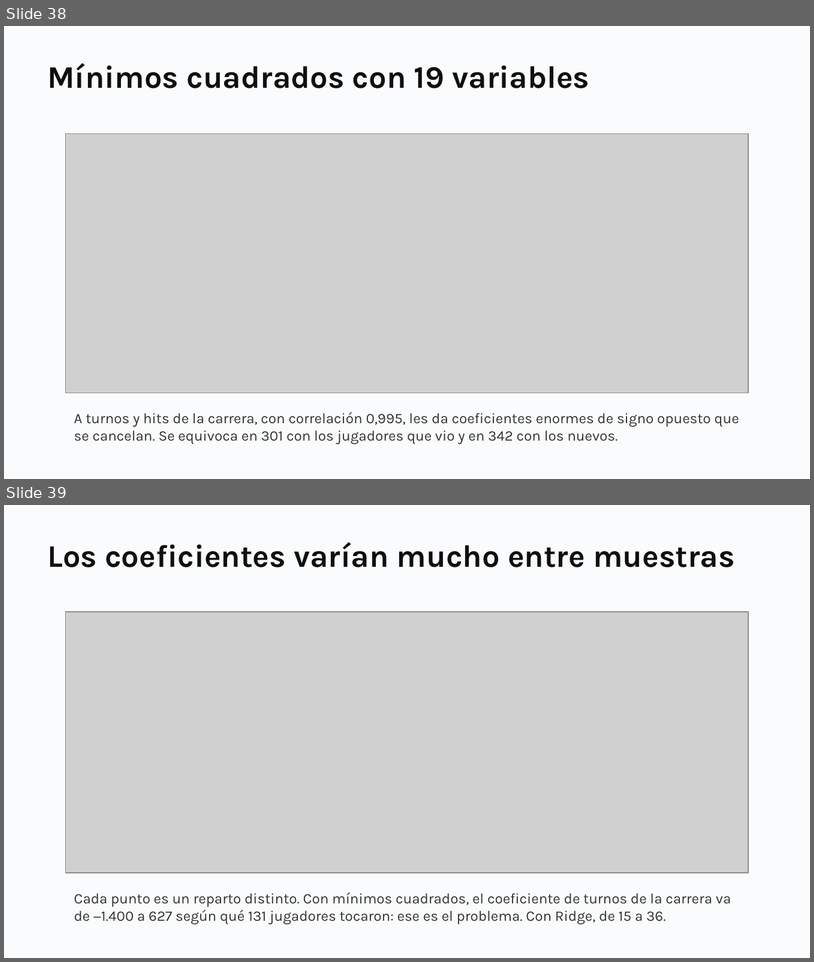
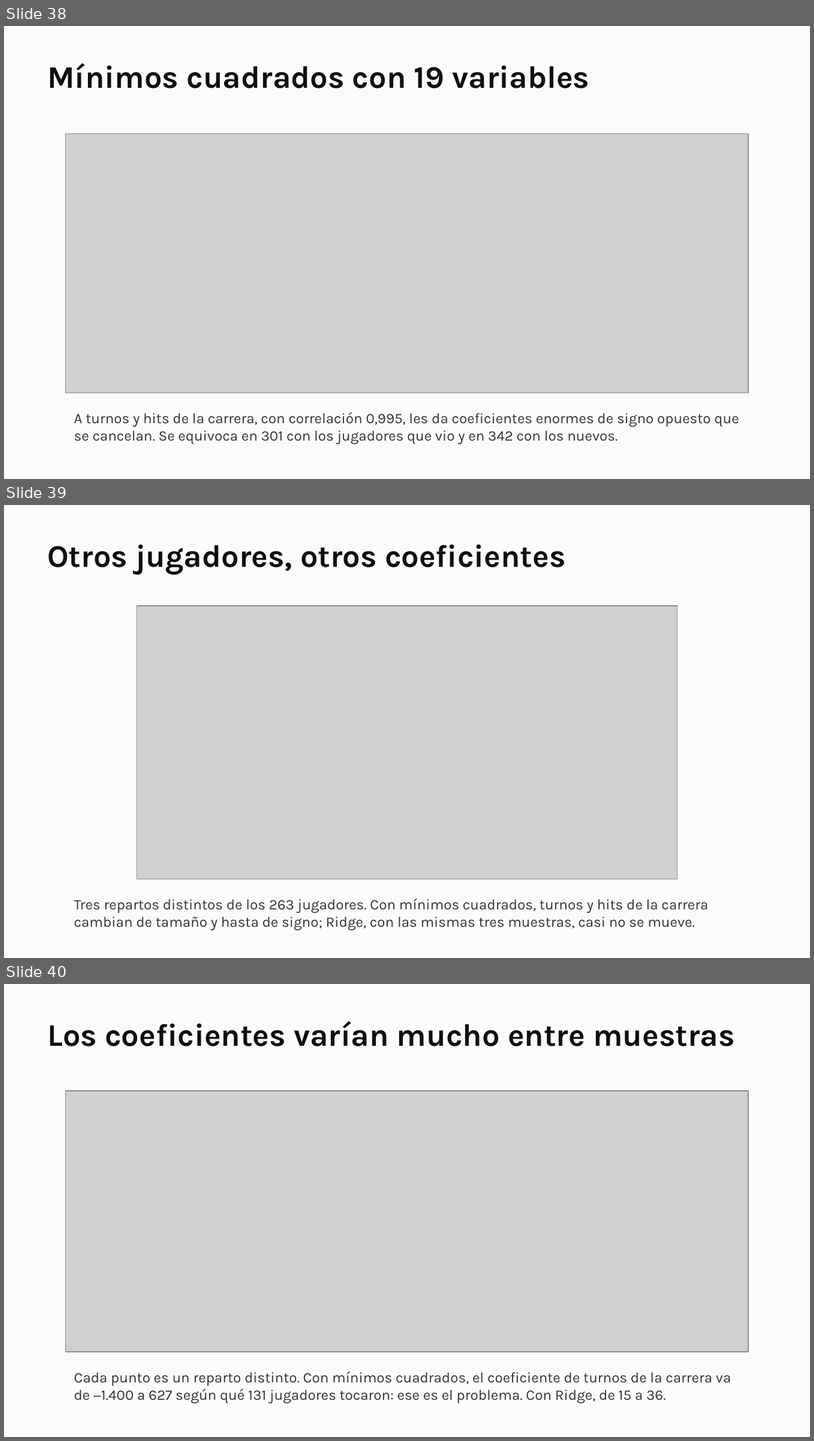
Before and after one commit to daniopitz/diplomado-cdd, a slide deck: presentaciones/clase07_evaluar_regularizar.pptx. Shown one above the other, each under a label of ours: slides 38 and 39 before the commit, slides 38, 39 and 40 after it. The pictures are 814x962 and 814x1441 pixels, drawn with LibreOffice and Linux fonts; fonts in the diff are those of the drawing; grey boxes stand for pictures. Boxes give left, top, right and bottom in pixels: in the first picture for what was removed or moved away, otherwise in the second. Text is boxed around its words. In the diff, an @@ line names an element or a change of style, - is before the commit and + after.

```diff
--- a/presentaciones/clase07_evaluar_regularizar.pptx
+++ b/presentaciones/clase07_evaluar_regularizar.pptx
@@ slide 39 added at <box>4,505,810,958</box>, background #FFFFFF @@
@@ rectangle added at <box>4,505,810,958</box>, fill #FAFBFC @@
@@ text added at <box>47,544,566,574</box>, 28 pt, text #0F0F0F, bold @@
+Otros jugadores, otros coeficientes
@@ picture added at <box>137,606,677,879</box> @@
@@ text added at <box>74,898,708,930</box>, 13 pt, text #333333 @@
+Tres repartos distintos de los 263 jugadores. Con mínimos cuadrados, turnos y hits de la carrera cambian de tamaño y hasta de signo; Ridge, con las mismas tres muestras, casi no se mueve.
@@ what was slide 39 is now slide 40 @@
```
Also in this commit, not shown: 1 other slide added, 1 other file.
